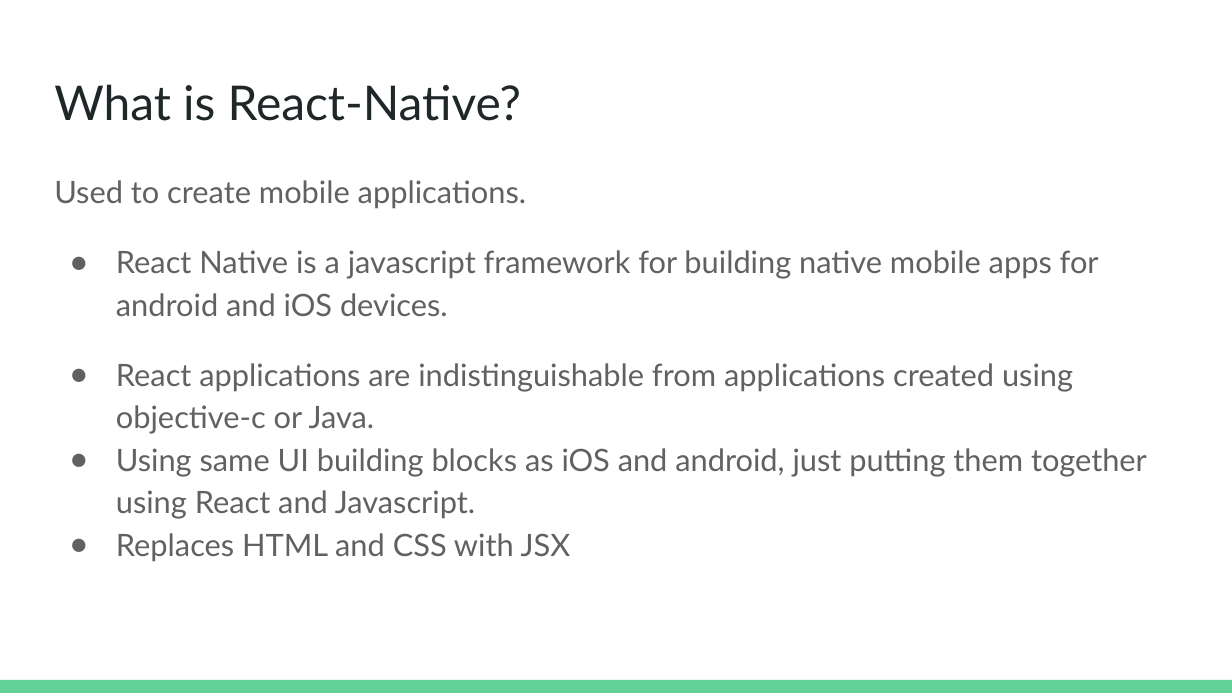
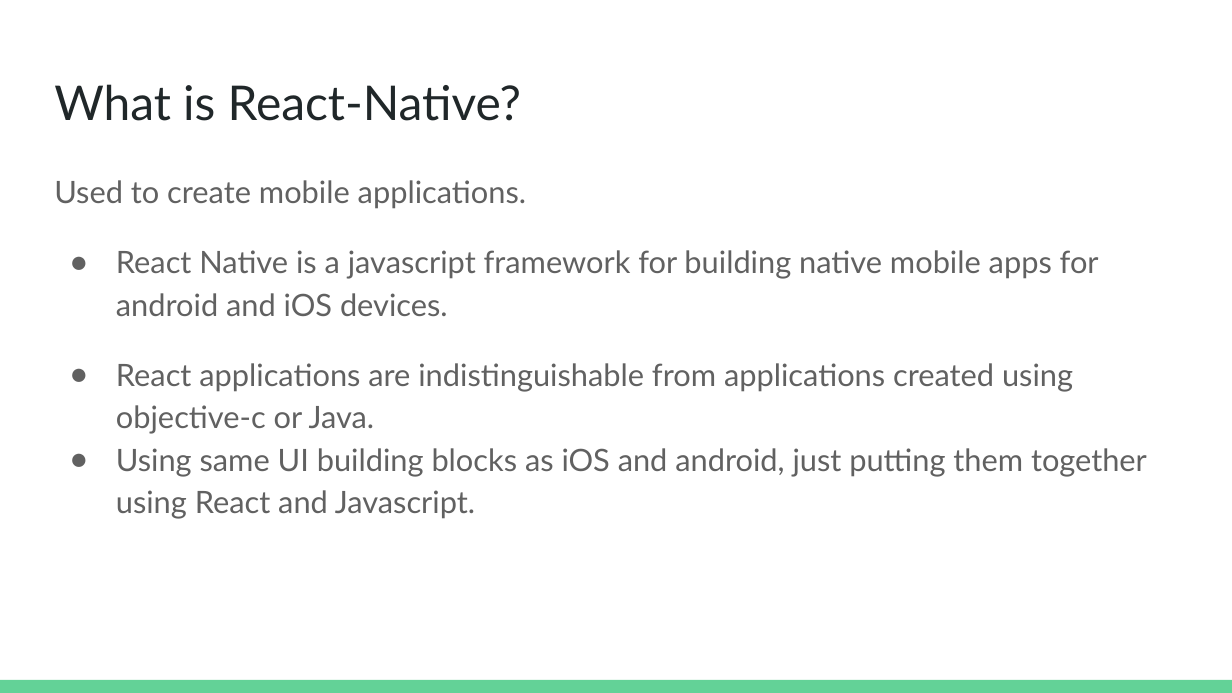
Before and after one commit to chasemoy/lightning-talk, a slide deck: slide 2 of Lightning Talk.pptx. Drawn at 1232x693 pixels with LibreOffice and Linux fonts; fonts in the diff are those of the drawing. Boxes give left, top, right and bottom in pixels: in the first picture for what was removed or moved away, otherwise in the second. Text is boxed around its words. In the diff, an @@ line names an element or a change of style, - is before the commit and + after.

```diff
--- a/Lightning Talk.pptx
+++ b/Lightning Talk.pptx
@@ text at (x1=116, y1=533, x2=571, y2=562): paragraph removed @@
-● Replaces HTML and CSS with JSX
```
